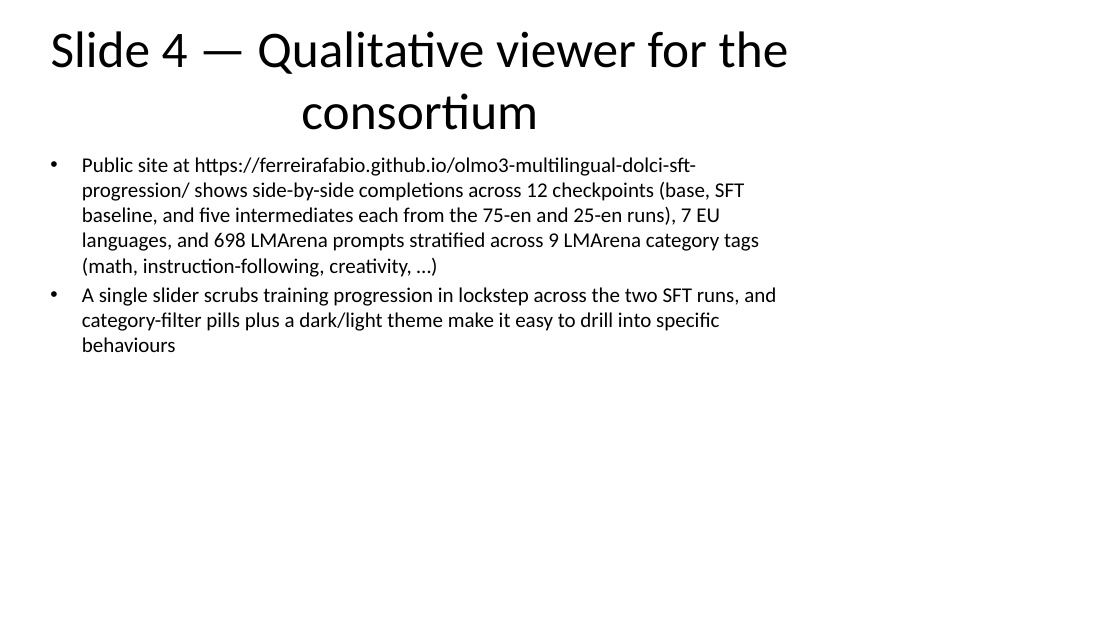
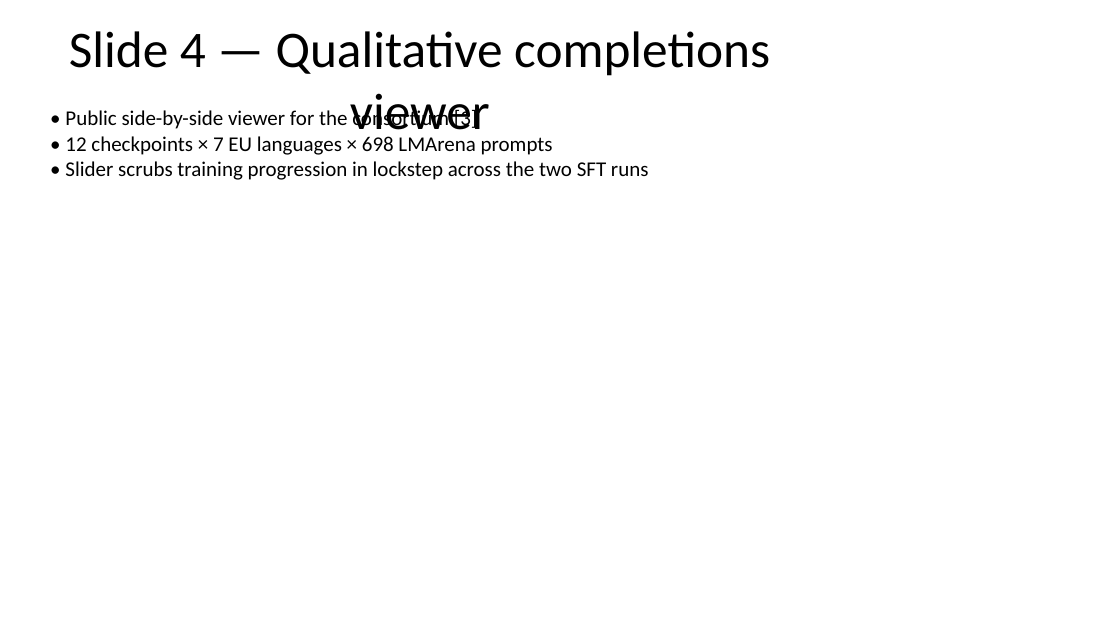
Before and after one commit to ferreirafabio/open-instruct, a slide deck: slide 5 of oellm/meetings/llms4eu_wp4/2026-04-28.pptx. Drawn at 1120x630 pixels with LibreOffice and Linux fonts; fonts in the diff are those of the drawing. Boxes give left, top, right and bottom in pixels: in the first picture for what was removed or moved away, otherwise in the second. Text is boxed around its words. In the diff, an @@ line names an element or a change of style, - is before the commit and + after.

```diff
--- a/oellm/meetings/llms4eu_wp4/2026-04-28.pptx
+++ b/oellm/meetings/llms4eu_wp4/2026-04-28.pptx
@@ title at [69, 31, 770, 125]: text changed @@
-Slide 4 — Qualitative viewer for the consortium
+Slide 4 — Qualitative completions viewer
@@ text at [65, 108, 649, 180]: text changed @@
-• Public site at https://ferreirafabio.github.io/olmo3-multilingual-dolci-sft-progression/ shows side-by-side completions across 12 checkpoints (base, SFT baseline, and five intermediates each from the 75-en and 25-en runs), 7 EU languages, and 698 LMArena prompts stratified across 9 LMArena category tags (math, instruction-following, creativity, …)
-• A single slider scrubs training progression in lockstep across the two SFT runs, and category-filter pills plus a dark/light theme make it easy to drill into specific behaviours
+• Public side-by-side viewer for the consortium [3]
+• 12 checkpoints × 7 EU languages × 698 LMArena prompts
+• Slider scrubs training progression in lockstep across the two SFT runs
```
Also in this commit, not shown: 6 other slides changed, 1 slide added, 2 other files.
